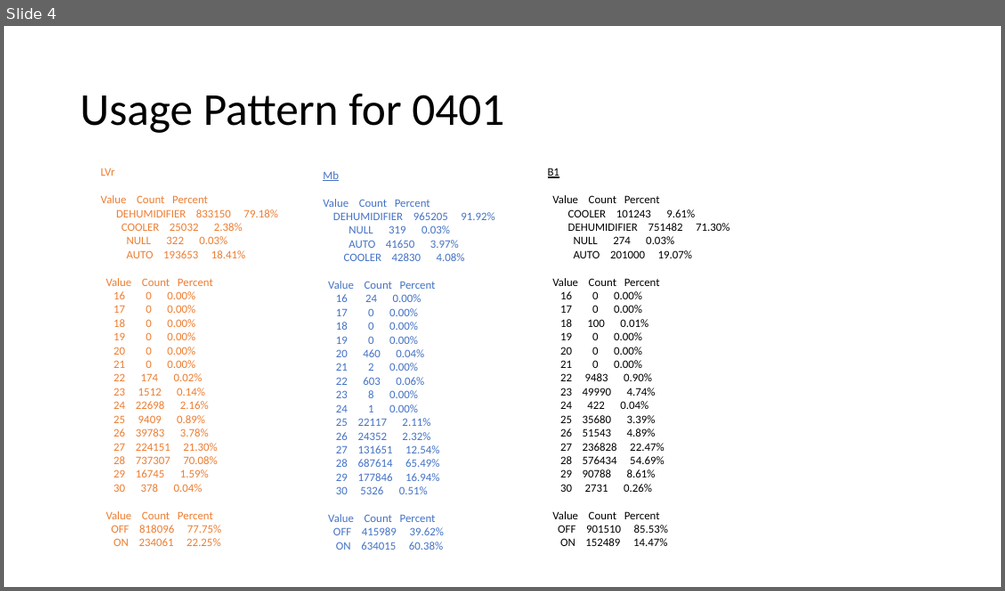
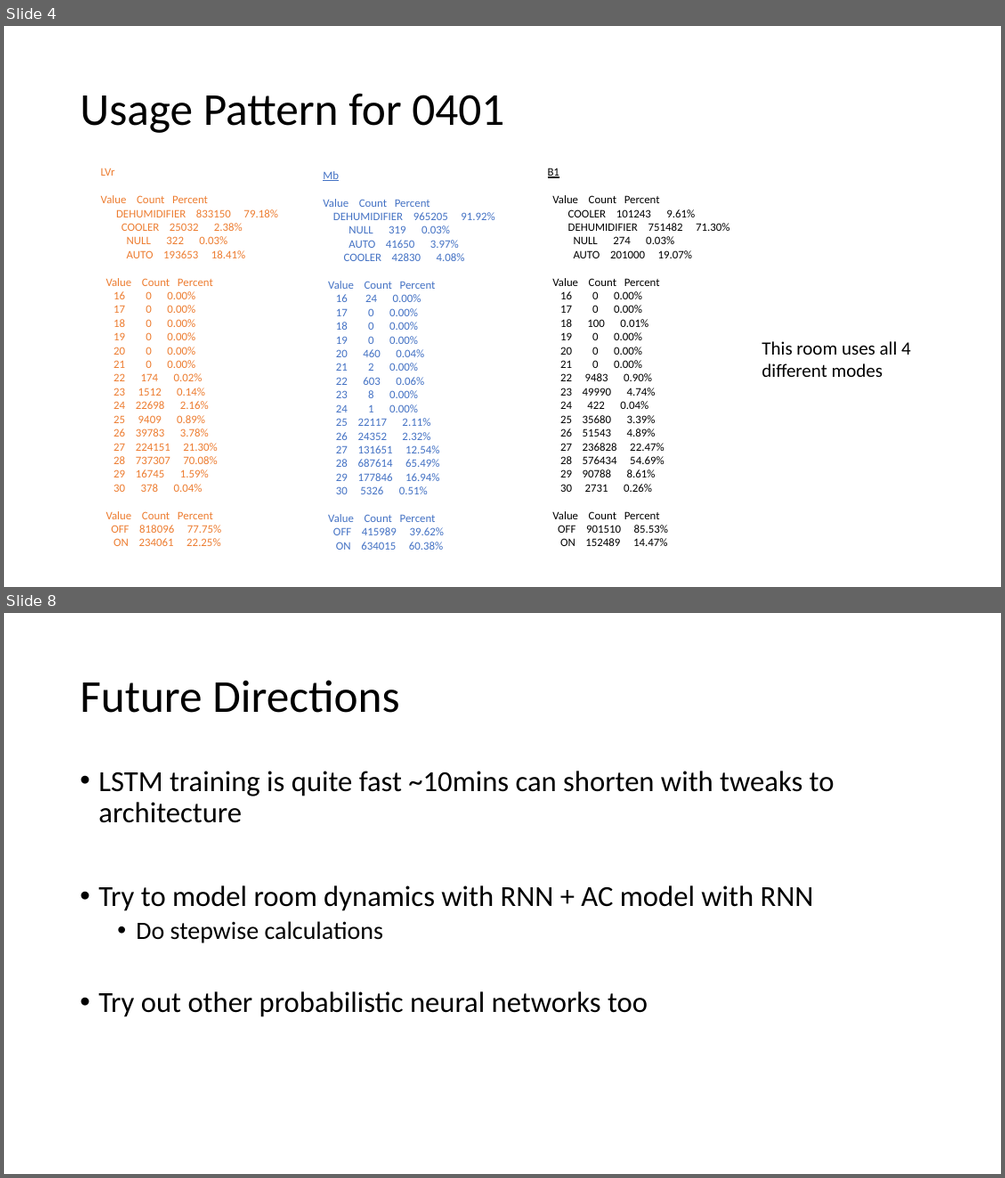
Before and after one commit to dragonheat123/mutli_split, a slide deck: 10 mins Prediction on 2016ACdata using LSTM-RNN.pptx. Shown one above the other, each under a label of ours: slide 4 before the commit, slides 4 and 8 after it; the slides between them are not shown. The pictures are 1005x591 and 1005x1178 pixels, drawn with LibreOffice and Linux fonts; fonts in the diff are those of the drawing. Boxes give left, top, right and bottom in pixels: in the first picture for what was removed or moved away, otherwise in the second. Text is boxed around its words. In the diff, an @@ line names an element or a change of style, - is before the commit and + after.

```diff
--- a/10 mins Prediction on 2016ACdata using LSTM-RNN.pptx
+++ b/10 mins Prediction on 2016ACdata using LSTM-RNN.pptx
@@ slide 8 added at bbox=[4, 613, 1001, 1174], background #FFFFFF @@
@@ title added at bbox=[80, 680, 399, 713], 44 pt, text #000000 @@
+Future Directions
@@ text added at bbox=[98, 771, 834, 1017], 28 pt, text #000000 @@
+• LSTM training is quite fast ~10mins can shorten with tweaks to architecture
+• Try to model room dynamics with RNN + AC model with RNN
+  • Do stepwise calculations
+• Try out other probabilistic neural networks too
@@ slide 4 changed as well @@
@@ text added at bbox=[761, 341, 911, 377], 18 pt, text #000000 @@
+This room uses all 4 different modes
```
Also in this commit, not shown: 3 other slides changed, 3 other slides added, 1 slide removed, 2 other files.
